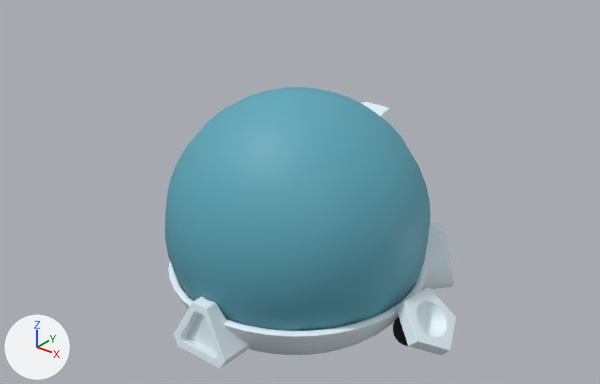
An edit to the FBX model Work/Unreal/ParticleRush/Import/Final/Rush_E/Anims/Coer_anim/animmesh_Rush_Core_breaking.fbx, drawn before and after from the same camera.
One viewpoint serves both versions: a camera (50 mm lens) standing at (0.667, -0.828, 0.56) and looking at (-0.096, 0.126, -0.031). The axes (+X, +Y, +Z) are drawn at lower left. The lights are the same throughout. Where no turn or scale is listed for an object, it has been applied to the vertices.

Objects in the first picture: 'staticmesh_Rush_front_socket', 'staticmesh_Rush_harness_luck', 'staticmesh_Rush_laft_back_socket', 'staticmesh_Rush_prticle_sphere1', 'staticmesh_Rush_wing_socket_left_nest'.
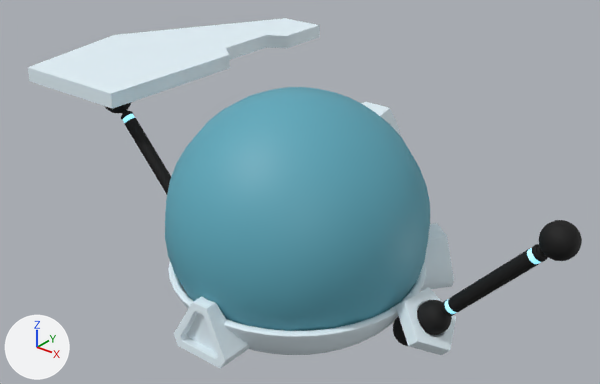
Where the change shows, as pixel boxes [x1, y1, x2, y2] in the pictures (600 x 384 px):
'staticmesh_Rush_right_wing', added
    after: [27, 18, 320, 109]
'staticmesh_Rush_laft_wing_arm', added (black)
    after: [417, 220, 582, 335]
    faces in mat_umat_rush_blackmat (black #000000): [417, 220, 582, 335]
    faces in mat_umat_rush_glow (grey #bcbcbc): [445, 248, 540, 314]
'staticmesh_Rush_right_wing_arm', added (black)
    after: [105, 102, 171, 194]
    faces in mat_umat_rush_blackmat (black #000000): [105, 102, 171, 194]

What changed in the scene script:
```text
Add me_mesh_013:
    me_mesh_013.from_pydata(...)  # 42 vertices, 80 faces; spans x -0.605..-0.339, y -0.056..0.482, z 0.106..0.131
    me_mesh_013.materials.append(mat_umat_rush_harness)  # white #e8f7ff
Add me_mesh_012:
    me_mesh_012.from_pydata(...)  # 1262 vertices, 2360 faces; spans x 0.208..0.405, y -0.023..0.024, z -0.093..0.123
    # faces by material slot: [240, 2120]
    me_mesh_012.materials.append(mat_umat_rush_glow)  # grey #bcbcbc
    me_mesh_012.materials.append(mat_umat_rush_blackmat)  # black #000000
Add me_mesh_011:
    me_mesh_011.from_pydata(...)  # 1262 vertices, 2360 faces; spans x -0.405..-0.208, y -0.034..0.012, z -0.093..0.123
    # faces by material slot: [240, 2120]
    me_mesh_011.materials.append(mat_umat_rush_glow)  # grey #bcbcbc
    me_mesh_011.materials.append(mat_umat_rush_blackmat)  # black #000000
Add ob_staticmesh_rush_right_wing:
    ob_staticmesh_rush_right_wing = bpy.data.objects.new('staticmesh_Rush_right_wing', me_mesh_013)
    ob_staticmesh_rush_right_wing.location = (0.0, 0.011, 0.0)
Add ob_staticmesh_rush_laft_wing_arm:
    ob_staticmesh_rush_laft_wing_arm = bpy.data.objects.new('staticmesh_Rush_laft_wing_arm', me_mesh_012)
    ob_staticmesh_rush_laft_wing_arm.location = (0.0, 0.0, 0.0)
Add ob_staticmesh_rush_right_wing_arm:
    ob_staticmesh_rush_right_wing_arm = bpy.data.objects.new('staticmesh_Rush_right_wing_arm', me_mesh_011)
    ob_staticmesh_rush_right_wing_arm.location = (0.0, 0.011, 0.0)
```
